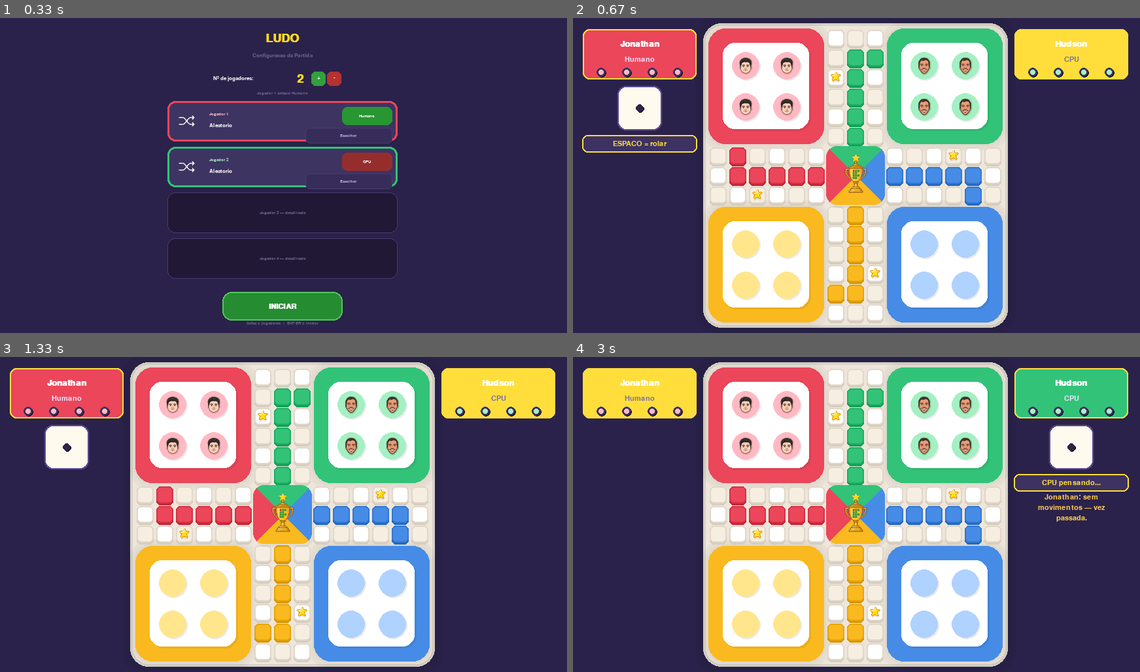
Above: before the commit, frames 1-4 (two rows, left to right).
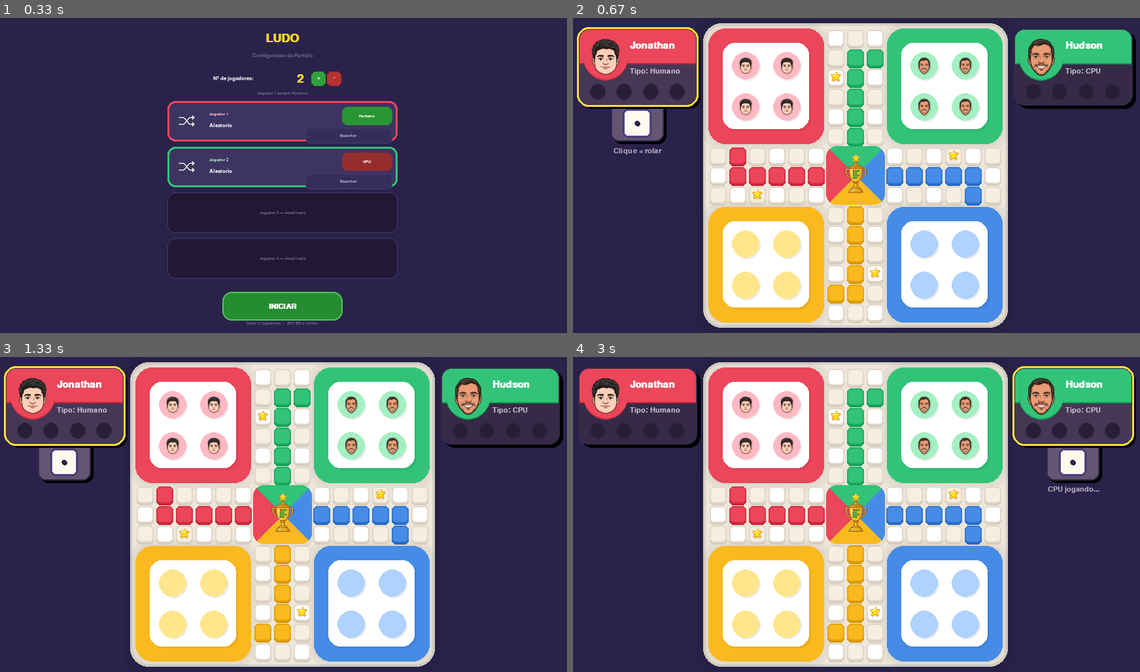
Above: after the commit, the same moments.

Repository: zluaninhaxp/ludo_pygame
Game: pygame game, started from main.py
Same seed, same stepped clock (60 frames per second), same inputs: the game is played once before the commit and once after it.
Inputs (mouse positions are in pixels of both pictures, inside the frame that each line leads up to):
- Up to frame 1 (0.33 s): no input
- Up to frame 2 (0.67 s): click "INICIAR" at 0.38 s
- Up to frame 3 (1.33 s): tap Space at 0.67 s; click (340, 586) at 1.05 s
- Up to frame 4 (3 s): no input

Frame 1 is identical in both runs. In frame 2, 8.0% of the frame differs, in the area x 0-100%, y 2-44%; in frame 3, 7.8%; in frame 4, 8.3%, in the area x 1-100%, y 2-53%.

Commit message:
Estiliza players info

Diff:
--- a/constants.py
+++ b/constants.py
@@ -45,7 +45,7 @@
     ("jonathan",   "Jonathan"),
     ("jean",    "Jean"),
     ("hudson",    "Hudson"),
-    ("bianca",    "Maria"),
+    ("bianca",    "Bianca"),
 ]
 
 CHARACTER_NAMES = {slug: name for slug, name in CHARACTER_ROSTER}
--- a/game.py
+++ b/game.py
@@ -30,8 +30,11 @@
         self.anim_timer = 0
         self.captures_queue = []
 
-        # NOVO: Sistema de partículas para o confete!
         self.particles  = []
+
+        # ── NOVO: Controles da animação do Dado ──
+        self.turn_ticks = 0
+        self.is_playing_again = False
 
         self.ai_wait = 1000
 
@@ -49,16 +52,14 @@
         self.movable   = cp.movable(self.roll)
 
         if not self.movable:
-            self.msg   = f"{_pname(cp.pid)}: sem movimentos — vez passada."
             self.phase = "wait"
             self.ai_wait = 1300
         else:
-            self.msg = (f"{_pname(cp.pid)} tirou {self.roll}!"
-                        + (" Joga de novo!" if self.roll == 6 else ""))
             if self.roll == 6:
                 self.extra_turn = True
             self.phase   = "aipick" if not cp.human else "pick"
             self.ai_wait = 700
+
 
     def pick(self, piece):
         self.anim_piece = piece
@@ -99,7 +100,6 @@
         cp    = self.cp()
         piece.move(self.roll)
 
-        # Dispara o confete se a peça acabou de chegar no centro!
         if piece.state == "done":
             self.spawn_confetti()
 
@@ -116,8 +116,6 @@
 
         if captured_pieces:
             self.extra_turn = True
-            p_names = ", ".join([_pname(op.pid) for op in captured_pieces])
-            self.msg = f"💥 {_pname(cp.pid)} capturou {p_names}!"
             self.captures_queue = captured_pieces
             self._start_next_capture()
         else:
@@ -155,16 +153,21 @@
         self._next()
 
     def _next(self):
+        was_extra = self.extra_turn # Guarda se ganhou turno extra
         if not self.extra_turn:
             for _ in range(self.n):
                 self.turn = (self.turn + 1) % self.n
                 if not self.players[self.turn].done:
                     break
         self.extra_turn = False
+
+        # ── NOVO: Reinicia o relógio do turno e avisa se vai pulsar ──
+        self.is_playing_again = was_extra
         self.roll       = None
         self.phase      = "roll"
         self.movable    = []
         self.ai_wait    = 800
+        self.turn_ticks = 0
 
     def ai_choose(self):
         m  = self.movable
@@ -199,13 +202,13 @@
         return m[0]
 
     def update(self, dt: int):
-        # NOVO: Física dos confetes caindo
+        self.turn_ticks += dt  # ── NOVO: O relógio do turno avança ──
+
         for p in getattr(self, 'particles', []):
-            p[0] += p[2]  # X soma a velocidade X
-            p[1] += p[3]  # Y soma a velocidade Y
-            p[3] += 0.35  # Gravidade (puxa o confete para baixo)
-            p[6] -= 1     # Perde tempo de vida
-        # Remove os confetes que já "morreram"
+            p[0] += p[2]
+            p[1] += p[3]
+            p[3] += 0.35
+            p[6] -= 1
         self.particles = [p for p in getattr(self, 'particles', []) if p[6] > 0]
 
         if self.phase == "end":
@@ -259,6 +262,12 @@
             return
 
     def click(self, mx: int, my: int):
+        # NOVO: Checa se o jogador clicou no painel do dado para rolar
+        if self.phase == "roll" and self.cp().human and self.dice_spin == 0:
+            if hasattr(self, 'dice_rect') and self.dice_rect and self.dice_rect.collidepoint(mx, my):
+                self.start_roll()
+                return
+
         if self.phase != "pick":
             return
         HALF = C.CELL // 2 + 2
--- a/renderer.py
+++ b/renderer.py
@@ -1,5 +1,5 @@
 """
-renderer.py — Peças, dado, HUD flutuante e telas de fim.
+renderer.py — Peças, dado, HUD flutuante estilizado e telas de fim.
 """
 import pygame
 import math
@@ -22,7 +22,7 @@
     if key in _font_cache:
         return _font_cache[key]
     for name in ("Fredoka One", "Nunito", "Varela Round",
-                 "Comic Sans MS", "Arial Rounded MT Bold"):
+                 "Comic Sans MS", "Arial Rounded MT Bold", "Arial"):
         try:
             f = pygame.font.SysFont(name, size, bold=bold)
             _font_cache[key] = f
@@ -38,22 +38,17 @@
     return (
         _load_font(int(base * 3.0), bold=True),
         _load_font(int(base * 1.6), bold=True),
-        _load_font(int(base * 1.2), bold=True),
-        _load_font(int(base * 0.95)),
+        _load_font(int(base * 1.3), bold=True),
+        _load_font(int(base * 0.9)),
     )
 
 _INK         = (52,  42,  76)
-_PANEL_BG    = (36,  26,  64)
-_PANEL_EDGE  = (72,  58, 112)
-_CARD_IDLE   = (54,  42,  86)
-_CARD_SH     = (20,  14,  42)
 _HINT_COL    = (255, 222,  60)
 _HINT_BG     = (62,  50,  98)
-_DIM         = (125, 112, 158)
+_DIM         = (145, 132, 178)
 _RANK_GOLD   = (255, 208,   0)
 _RANK_SILVER = (198, 198, 198)
 _RANK_BRONZE = (190, 130,  50)
-_SH_OFF = 3
 
 def _sh(color, amt=45):
     return (max(color[0]-amt,0), max(color[1]-amt,0), max(color[2]-amt,0))
@@ -64,6 +59,7 @@
     if   anchor == "c":  r.center  = (cx, cy)
     elif anchor == "tl": r.topleft = (cx, cy)
     elif anchor == "tc": r.midtop  = (cx, cy)
+    elif anchor == "ml": r.midleft = (cx, cy)
     surf.blit(img, r)
 
 def _txt_sh(surf, text, font, color, cx, cy, sh_col=None, off=2, anchor="c"):
@@ -91,8 +87,11 @@
 
     dot_fill = (212, 42, 68) if spinning else (46, 36, 72)
     dot_sh   = _sh(dot_fill, 55)
-    step     = max(6, size // 8)
-    r_dot    = max(3, size // 11)
+
+    # --- MUDANÇA AQUI: Aumentamos o multiplicador para espalhar os pontos ---
+    step     = max(8, int(size * 0.20))  # Antes era size // 8
+    r_dot    = max(3, int(size * 0.11))  # Bolinhas um pouco mais gordinhas
+
     for dx, dy in _DIE_DOTS.get(val, []):
         px_ = cx + dx * step
         py_ = cy + dy * step
@@ -187,21 +186,32 @@
         pygame.draw.rect(surf, color, rect, border_radius=2)
 
 def _draw_piece(surf, pid, idx, px, py, sel, bounce_off=0):
+    import math
     max_size = int(C.CELL * 0.95)
     nome     = C.PLAYER_CHOICES.get(pid, "default")
 
+    # A peça real vai subir, o resto (sombra) fica no chão
     py_final = py + bounce_off
+
+    # 1. Carrega a imagem base (do tamanho normal)
     img = _get_piece_image(nome, max_size)
     current_size = max_size
 
+    # 2. EFEITO PULSAR (Apenas se a peça puder ser jogada)
+    # Removemos a bola dourada de fundo e aplicamos o zoom na própria imagem
     if sel:
-        pulse = (math.sin(pygame.time.get_ticks() * 0.003) + 1.0) / 2.0
-        current_size = int(max_size * (1.0 + pulse * 0.12)) // 2 * 2
+        # Usamos abs() para a imagem apenas crescer e voltar ao normal (como um coração batendo)
+        pulse_scale = 1.0 + abs(math.sin(pygame.time.get_ticks() * 0.004)) * 0.10
+        current_size = int(max_size * pulse_scale)
+
+        # Estica a imagem suavemente para o tamanho do pulso
         img = pygame.transform.smoothscale(img, (current_size, current_size))
 
     img_rect = img.get_rect(center=(px, py_final))
 
+    # 3. Sombra dinâmica (Acompanha o tamanho do pulso E a altura do pulo!)
     shadow_size = int(current_size * 1.1)
+
     if bounce_off < 0:
         shrink = int(bounce_off * 0.3)
         shadow_size = max(15, shadow_size + shrink)
@@ -212,11 +222,15 @@
 
     sh_alpha = max(10, int(40 + bounce_off * 0.6))
     sh_surf.fill((0, 0, 0, sh_alpha), special_flags=pygame.BLEND_RGBA_MULT)
+
+    # Desenha a sombra encostada no chão
     surf.blit(sh_surf, (px - shadow_size // 2, py - shadow_size // 2))
 
+    # 4. Desenha a peça voando ou pulsando
     surf.blit(img, img_rect)
 
-# ── HUD: 4 Cantos Flutuantes Alinhados às Bordas ──────────────────────────────
+
+# ── HUD: Cards Premium Estilo Sticker ─────────────────────────────────────────
 def draw_sidebar(surf, game):
     W = C.W
     H = C.H
@@ -225,9 +239,11 @@
     BSIZE = C.BSIZE
 
     lat_w = BX
-    card_w = max(110, min(220, int(lat_w * 0.82)))
-    card_h = max(56, int(card_w * 0.45))
-    die_size = max(32, int(card_w * 0.4))
+    card_w = max(130, min(240, int(lat_w * 0.85)))
+    card_h = max(80, int(card_w * 0.65))
+    head_h = int(card_h * 0.45)
+
+    die_size = max(24, int(card_w * 0.24))
 
     F_BIG, F_MED, F_SM, F_XSM = _fonts(card_w)
 
@@ -235,7 +251,6 @@
     rx_left  = BX - gap - card_w
     rx_right = BX + BSIZE + gap
 
-    # Alinhado exatamente no topo da base (RY)
     ry_top = BY
     ry_bot = BY + BSIZE - card_h
 
@@ -244,79 +259,143 @@
     anchors_rx = {0: rx_left, 1: rx_right, 2: rx_right, 3: rx_left}
     anchors_ry = {0: ry_top,  1: ry_top,   2: ry_bot,   3: ry_bot}
 
+    # ── PASSO 1: Desenhar o Painel do Dado (Animado) ──
+    for pl in game.players:
+        pid = pl.pid
+        if pid != act_pid: continue
+
+        rx = anchors_rx[pid]
+        ry = anchors_ry[pid]
+        cx = rx + card_w // 2
+        direction = 1 if pid in (0, 1) else -1
+
+        panel_w = int(card_w * 0.45)
+        panel_h = int(card_h * 0.60)
+        px = rx + (card_w - panel_w) // 2
+
+        if direction == 1:
+            py = ry + card_h - 15
+            die_cy = py + 15 + (panel_h - 15) // 2
+        else:
+            py = ry - panel_h + 15
+            die_cy = py + (panel_h - 15) // 2
+
+        scale = 1.0
+        is_popping = (game.turn_ticks < 300 and not game.is_playing_again)
+        is_pulsing = (game.is_playing_again and game.phase == "roll" and game.dice_spin == 0)
+
+        if is_popping:
+            progress = game.turn_ticks / 300.0
+            scale = (1.0 - math.pow(1.0 - progress, 3)) + math.sin(progress * math.pi) * 0.15
+        elif is_pulsing:
+            pulse = (math.sin(pygame.time.get_ticks() * 0.005) + 1.0) / 2.0
+            scale = 1.0 + pulse * 0.12
+
+        current_die_sz  = max(4, int(die_size * scale)) // 2 * 2
+
+        game.dice_rect = pygame.Rect(px, py, panel_w, panel_h)
+
+        pygame.draw.rect(surf, (0,0,0,30), (px+4, py+4, panel_w, panel_h), border_radius=12)
+        pygame.draw.rect(surf, (100, 85, 115), game.dice_rect, border_radius=12)
+        pygame.draw.rect(surf, _INK, game.dice_rect, 2, border_radius=12)
+
+        spinning = game.dice_spin > 0
+        val = game.dice_show if spinning else (game.roll if game.roll else game.dice_final)
+
+        draw_die(surf, val, spinning, px + panel_w//2, die_cy, size=current_die_sz)
+
+        cp = game.cp()
+        hint = ""
+        if game.phase == "roll" and cp.human and not spinning:
+            # Se for turno extra (dado pulsando), muda o texto!
+            if getattr(game, 'is_playing_again', False):
+                hint = "Jogue novamente!"
+            else:
+                hint = "Clique = rolar"
+        elif game.phase == "pick":
+            hint = "Mova a peca"
+        elif not cp.human and game.phase in ("roll","aipick","anim", "anim_capture"):
+            hint = "CPU jogando..."
+
+        if hint:
+            # Posicionamento simples do texto, sem caixas de fundo
+            if direction == 1:
+                hy = py + panel_h + 14
+            else:
+                hy = py - 14
+
+            # Texto limpo sem sombra
+            _txt(surf, hint, F_XSM, (190, 180, 200), cx, hy)
+
+            if game.msg:
+                if direction == 1:
+                    msg_y = hy + 18
+                else:
+                    msg_y = hy - 18
+                _wrap_text(surf, game.msg, F_XSM, (210, 200, 220), cx, msg_y, 22, direction)
+
+    # ── PASSO 2: Desenhar os Cards dos Jogadores por Cima ──
     for pl in game.players:
         pid = pl.pid
         rx = anchors_rx[pid]
         ry = anchors_ry[pid]
-
         cx = rx + card_w // 2
-        cy = ry + card_h // 2
         act = (pid == act_pid)
 
-        bg = PC[pid] if act else _CARD_IDLE
-
-        pygame.draw.rect(surf, bg,        (rx, ry, card_w, card_h), border_radius=11)
-        pygame.draw.rect(surf, _HINT_COL, (rx, ry, card_w, card_h), 3 if act else 0, border_radius=11)
-        pygame.draw.rect(surf, _INK,      (rx, ry, card_w, card_h), 1, border_radius=11)
-
+        pygame.draw.rect(surf, (0,0,0,30), (rx+5, ry+5, card_w, card_h), border_radius=16)
+
+        body_col = (70, 56, 85) if act else (54, 42, 70)
+        pygame.draw.rect(surf, body_col, (rx, ry, card_w, card_h), border_radius=16)
+
+        pygame.draw.rect(surf, PC[pid], (rx, ry, card_w, head_h), border_top_left_radius=16, border_top_right_radius=16)
+
+        pygame.draw.line(surf, _sh(PC[pid], 40), (rx, ry + head_h), (rx + card_w - 1, ry + head_h), 2)
+
+        pygame.draw.rect(surf, _INK, (rx, ry, card_w, card_h), 2, border_radius=16)
+        if act:
+            pygame.draw.rect(surf, _HINT_COL, (rx-2, ry-2, card_w+4, card_h+4), 3, border_radius=18)
+
+        avatar_sz = int(card_h * 0.55)
+        avatar_x = rx + 10 + avatar_sz//2
+        avatar_y = ry + head_h - int(avatar_sz * 0.15)
+
+        pygame.draw.circle(surf, _sh(PC[pid], 30), (avatar_x, avatar_y+2), avatar_sz//2 + 2)
+        pygame.draw.circle(surf, PC[pid], (avatar_x, avatar_y), avatar_sz//2 + 2)
+
+        nome = C.PLAYER_CHOICES.get(pid, "default")
+        avatar_img = _get_piece_image(nome, avatar_sz)
+        surf.blit(avatar_img, avatar_img.get_rect(center=(avatar_x, avatar_y)))
+
+        name_x = rx + 15 + avatar_sz
+        name_y = ry + head_h // 2
         display_name = C.PLAYER_DISPLAY_NAMES.get(pid, PN[pid])
-        _txt(surf, display_name, F_SM,  WHITE, cx, ry + int(card_h*0.3))
-        _txt(surf, "Humano" if pl.human else "CPU", F_XSM, (235,228,255) if act else _DIM, cx, ry + int(card_h*0.6))
-
-        fin  = sum(1 for p in pl.pieces if p.state == "done")
-        rp   = max(4, card_w // 24)
-        pip_y = ry + int(card_h * 0.85)
-        pip_spacing = max(12, (card_w - 20) // 4)
-        start_x = cx - (1.5 * pip_spacing)
+
+        # Usando _txt no lugar de _txt_sh para remover a sombra
+        _txt(surf, display_name, F_SM, WHITE, name_x, name_y, anchor="ml")
+
+        type_y = ry + head_h + 12
+        type_str = "Tipo: Humano" if pl.human else "Tipo: CPU"
+        _txt(surf, type_str, F_XSM, (210, 200, 220), name_x, type_y, anchor="ml")
+
+        fin = sum(1 for p in pl.pieces if p.state == "done")
+        slot_r = max(6, int(card_w * 0.07))
+        slot_spacing = (card_w - 20) / 4
+        slot_start_x = rx + 10 + slot_spacing / 2
+        slot_y = ry + card_h - slot_r - 10
+
         for k in range(4):
-            px_   = start_x + k * pip_spacing
-            sh_c  = PD[pid] if k < fin else (18,12,38)
-            body  = WHITE   if k < fin else PL[pid]
-            edge  = PC[pid] if k < fin else (60,48,92)
-            pygame.draw.circle(surf, sh_c, (px_+1, pip_y+1), rp)
-            pygame.draw.circle(surf, body, (px_,   pip_y),   rp)
-            pygame.draw.circle(surf, edge, (px_,   pip_y),   rp, max(1, rp//2))
-
-        if act:
-            direction = 1 if pid in (0, 1) else -1
-            if direction == 1:
-                dcy = ry + card_h + die_size // 2 + max(8, int(H*0.015))
-            else:
-                dcy = ry - die_size // 2 - max(8, int(H*0.015))
-
-            spinning = game.dice_spin > 0
-            val = game.dice_show if spinning else (game.roll if game.roll else game.dice_final)
-            draw_die(surf, val, spinning, cx, dcy, size=die_size)
-
-            cp = game.cp()
-            hint = ""
-            if game.phase == "roll" and cp.human and not spinning:
-                hint = "ESPACO = rolar"
-            elif game.phase == "pick":
-                hint = "Clique na peca"
-            elif not cp.human and game.phase in ("roll","aipick","anim", "anim_capture"):
-                hint = "CPU pensando..."
-
-            if hint:
-                hh = max(20, int(card_h * 0.35))
-                if direction == 1:
-                    hy = dcy + die_size // 2 + hh // 2 + max(6, int(H*0.01))
-                else:
-                    hy = dcy - die_size // 2 - hh // 2 - max(6, int(H*0.01))
-
-                rect_y = hy - hh // 2
-
-                pygame.draw.rect(surf, _HINT_BG, (rx, rect_y, card_w, hh), border_radius=8)
-                pygame.draw.rect(surf, _HINT_COL,(rx, rect_y, card_w, hh), 2, border_radius=8)
-                _txt(surf, hint, F_XSM, _HINT_COL, cx, hy)
-
-                if game.msg:
-                    if direction == 1:
-                        msg_y = rect_y + hh + 8
-                    else:
-                        msg_y = rect_y - 8
-                    _wrap_text(surf, game.msg, F_XSM, (255,205,85), cx, msg_y, 22, direction)
-
+            sx = slot_start_x + k * slot_spacing
+
+            pygame.draw.circle(surf, (30, 20, 40), (sx, slot_y+1), slot_r)
+            pygame.draw.circle(surf, (40, 30, 55), (sx, slot_y), slot_r)
+            pygame.draw.circle(surf, _INK, (sx, slot_y), slot_r, 1)
+
+            if k < fin:
+                pygame.draw.circle(surf, _sh(PL[pid], 30), (sx, slot_y+2), slot_r-2)
+                pygame.draw.circle(surf, PL[pid], (sx, slot_y), slot_r-2)
+                pygame.draw.circle(surf, PC[pid], (sx, slot_y), slot_r-2, 1)
+
+# Nova versão do wrap_text que também usa sombrinha discreta (_txt_sh)
 def _wrap_text(surf, text, font, color, cx, y0, max_chars, direction=1):
     words = text.split()
     line, lines = "" , []
@@ -329,10 +408,14 @@
             line = w
     if line: lines.append(line)
     lines = lines[-4:]
+
     if direction == -1:
         y0 = y0 - (len(lines) * 16)
+
     for li, l in enumerate(lines):
+        # Removida a sombra aqui também, usando apenas _txt
         _txt(surf, l, font, color, cx, y0 + li * 16)
+
 
 def draw_end_screen(surf, game):
     W = C.W
